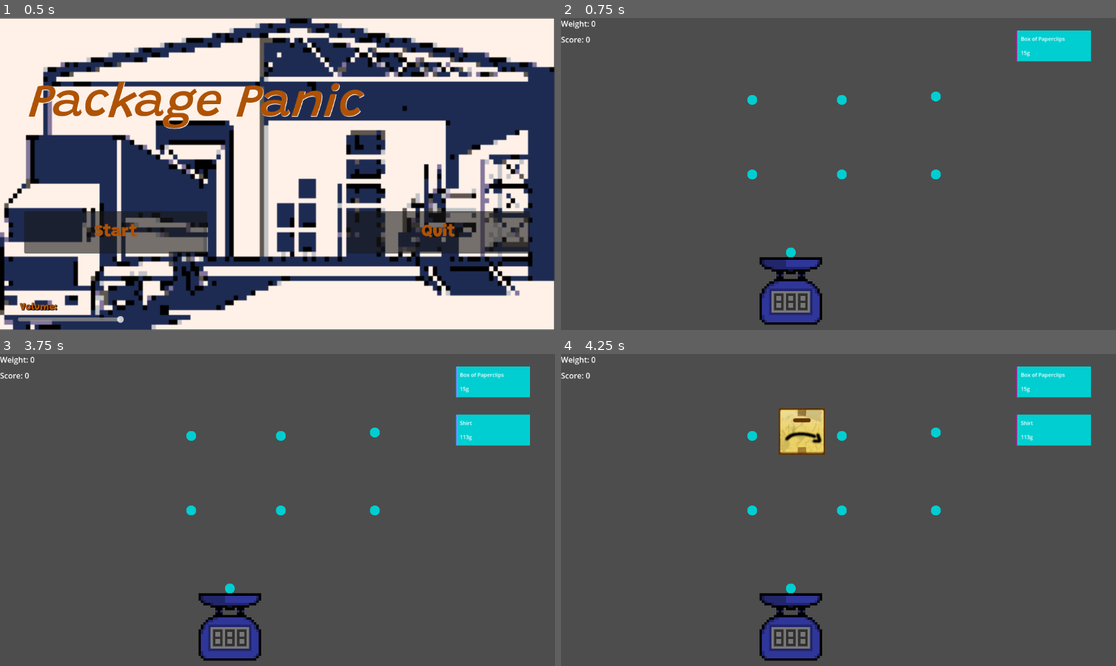
Above: before the commit, frames 1-4 (two rows, left to right).
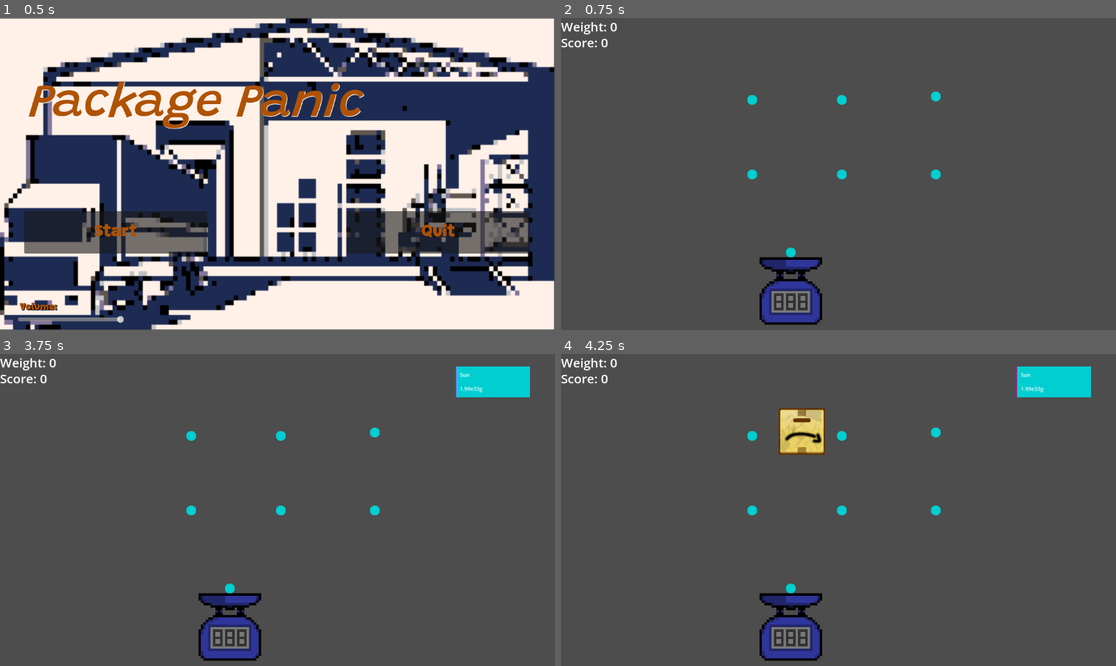
Above: after the commit, the same moments.

Repository: rodemananthony/gmtk-2024
Game: Godot game, scene res://scenes/Title Screen.tscn
The game is run twice, just before and just after one commit, with the same random seed, the same clock (stepped at 60 frames per second) and the same inputs.
Inputs (mouse positions are in pixels of both pictures, inside the frame that each line leads up to):
- Up to frame 1 (0.5 s): no input
- Up to frame 2 (0.75 s): click "Start" at 0.5 s
- Up to frame 3 (3.75 s): tap Enter at 1.25, 2.75 s; move the mouse to (399, 494) at 1.27 s; click (399, 494) at 1.35 s; tap Space at 2, 3.5 s; drag from (166, 525) to (283, 435) at 2.02 s; move the mouse to (333, 441) at 2.77 s; click (333, 441) at 2.85 s; drag from (249, 572) to (283, 510) at 3.52 s
- Up to frame 4 (4.25 s): no input

Frame 1 is identical in both runs. In frame 2, 1.7% of the frame differs, in the area x 0-96%, y 0-15%; in frame 3, 1.8%, in the area x 0-96%, y 0-30%; in frame 4, 1.8%.

Commit message:
tried to get catalog working

Diff:
--- a/items/sunglasses.tres
+++ b/items/sunglasses.tres
@@ -7,4 +7,4 @@
 script = ExtResource("1_kwk2b")
 image = ExtResource("1_u1t3x")
 name = "Sunglasses"
-weight = 0.0
+weight = 49.0
--- a/scenes/main/catalog.tscn
+++ b/scenes/main/catalog.tscn
@@ -1,9 +1,30 @@
-[gd_scene format=3 uid="uid://dnq2b2n763kot"]
+[gd_scene load_steps=2 format=3 uid="uid://dnq2b2n763kot"]
+
+[ext_resource type="Script" path="res://scripts/catalog.gd" id="1_4772t"]
 
 [node name="Catalog" type="Control"]
+clip_contents = true
 layout_mode = 3
+anchors_preset = 0
+script = ExtResource("1_4772t")
+
+[node name="Label" type="Label" parent="."]
+layout_mode = 2
+offset_left = 3.0
+offset_top = -26.0
+offset_right = 62.0
+offset_bottom = -3.0
+text = "Catalog
+"
+
+[node name="Catalog Grid" type="HFlowContainer" parent="."]
+layout_mode = 1
 anchors_preset = 15
 anchor_right = 1.0
 anchor_bottom = 1.0
+offset_left = -1.0
+offset_top = 1.0
+offset_right = 387.0
+offset_bottom = 309.0
 grow_horizontal = 2
 grow_vertical = 2
--- a/scenes/main/catalog_item.tscn
+++ b/scenes/main/catalog_item.tscn
@@ -1,12 +1,34 @@
-[gd_scene load_steps=2 format=3 uid="uid://c5vldtn3d18rk"]
+[gd_scene load_steps=3 format=3 uid="uid://c5vldtn3d18rk"]
 
 [ext_resource type="Script" path="res://scripts/catalog_item.gd" id="1_62q5b"]
+[ext_resource type="Texture2D" uid="uid://dfrtvwogu7gp8" path="res://Images/Paperclip box.png" id="1_ewfo8"]
 
-[node name="Catalog Item" type="Control"]
-layout_mode = 3
-anchors_preset = 15
-anchor_right = 1.0
-anchor_bottom = 1.0
-grow_horizontal = 2
-grow_vertical = 2
+[node name="TextureRect" type="TextureRect"]
+custom_minimum_size = Vector2(100, 100)
+offset_right = 100.0
+offset_bottom = 100.0
+texture = ExtResource("1_ewfo8")
+expand_mode = 1
+stretch_mode = 5
 script = ExtResource("1_62q5b")
+
+[node name="Name" type="Label" parent="."]
+layout_mode = 0
+offset_left = 3.0
+offset_top = 56.0
+offset_right = 97.0
+offset_bottom = 99.0
+theme_override_colors/font_color = Color(0.172379, 0.582989, 0.562832, 1)
+theme_override_font_sizes/font_size = 14
+text = "Placeholder Name"
+horizontal_alignment = 1
+autowrap_mode = 2
+
+[node name="Weight" type="Label" parent="."]
+offset_left = 3.0
+offset_top = 2.0
+offset_right = 43.0
+offset_bottom = 25.0
+theme_override_colors/font_color = Color(0.172549, 0.584314, 0.564706, 1)
+text = "Weig"
+horizontal_alignment = 1
--- a/scenes/main/score_counter.tscn
+++ b/scenes/main/score_counter.tscn
@@ -12,4 +12,5 @@
 layout_mode = 0
 offset_right = 40.0
 offset_bottom = 23.0
+theme_override_font_sizes/font_size = 26
 text = "Score: 0"
--- a/scenes/test/catalog_test.tscn
+++ b/scenes/test/catalog_test.tscn
@@ -21,20 +21,10 @@
 [node name="catalog_test" type="Node2D"]
 script = ExtResource("1_st85p")
 
-[node name="Catalog Manager" parent="." instance=ExtResource("1_qay8a")]
-unique_name_in_owner = true
-
 [node name="score_counter" parent="." instance=ExtResource("3_rswq6")]
 offset_top = 33.0
 offset_bottom = 33.0
 script = ExtResource("4_haxf1")
-
-[node name="Catalog" parent="." instance=ExtResource("2_ni8lp")]
-unique_name_in_owner = true
-offset_left = 178.0
-offset_top = 352.0
-offset_right = 178.0
-offset_bottom = 352.0
 
 [node name="package_spawner" parent="." instance=ExtResource("3_yutxk")]
 
@@ -84,6 +74,7 @@
 offset_top = -567.0
 offset_right = -437.0
 offset_bottom = -544.0
+theme_override_font_sizes/font_size = 26
 text = "Weight: 0"
 
 [node name="Drop Zone5" parent="Sprite2D" instance=ExtResource("4_fnyxk")]
@@ -94,15 +85,26 @@
 
 [node name="order_spawner" parent="." instance=ExtResource("7_rv2km")]
 
+[node name="Catalog" parent="." instance=ExtResource("2_ni8lp")]
+unique_name_in_owner = true
+visible = false
+offset_left = 10.0
+offset_top = 99.0
+offset_right = 320.0
+offset_bottom = 481.0
+
+[node name="Catalog Manager" parent="." instance=ExtResource("1_qay8a")]
+unique_name_in_owner = true
+
 [node name="Game Over" parent="." instance=ExtResource("11_0wpbv")]
 unique_name_in_owner = true
 visible = false
 top_level = true
 position = Vector2(377, 219)
 
-[connection signal="catalog_items" from="Catalog Manager" to="package_spawner" method="_on_catalog_manager_catalog_items"]
-[connection signal="catalog_items" from="Catalog Manager" to="order_spawner" method="_on_catalog_manager_catalog_items"]
 [connection signal="package_captured" from="Sprite2D/Drop Zone5" to="Sprite2D" method="_on_drop_zone_5_package_captured"]
 [connection signal="catalog_to_choose_from" from="order_spawner" to="package_spawner" method="_on_order_spawner_catalog_to_choose_from"]
 [connection signal="display_score" from="order_spawner" to="score_counter" method="_on_order_spawner_display_score"]
 [connection signal="package_info" from="order_spawner" to="package_spawner" method="_on_order_spawner_package_info"]
+[connection signal="catalog_items" from="Catalog Manager" to="package_spawner" method="_on_catalog_manager_catalog_items"]
+[connection signal="catalog_items" from="Catalog Manager" to="order_spawner" method="_on_catalog_manager_catalog_items"]
--- /dev/null
+++ b/scripts/catalog.gd
@@ -0,0 +1,17 @@
+extends Control
+
+const CATALOG_ITEM_SCENE: PackedScene = preload("res://scenes/main/catalog_item.tscn")
+@onready var catalog_grid: HFlowContainer = $"Catalog Grid"
+
+# Called when the node enters the scene tree for the first time.
+func _ready() -> void:
+	pass # Replace with function body.
+
+
+# Called every frame. 'delta' is the elapsed time since the previous frame.
+func _process(delta: float) -> void:
+	pass
+
+func add_new_item(item: ProgressItem) -> void:
+	var item_node = CATALOG_ITEM_SCENE.instantiate().with_data(item)
+	catalog_grid.add_child(item_node)
--- a/scripts/catalog_item.gd
+++ b/scripts/catalog_item.gd
@@ -1,7 +1,10 @@
 class_name CatalogItem
-extends Control
+extends TextureRect
 
 var item: ProgressItem
+
+@onready var name_label: Label = $Name
+@onready var weight_label: Label = $Weight
 
 func with_data(item: ProgressItem):
 	self.item = item
@@ -9,9 +12,19 @@
 
 # Called when the node enters the scene tree for the first time.
 func _ready() -> void:
-	pass # Replace with function body.
-
+	texture = item.item.image
+	name_label.text = item.item.name
+	weight_label.text = humanize_weight(item.item.weight)
 
 # Called every frame. 'delta' is the elapsed time since the previous frame.
 func _process(delta: float) -> void:
 	pass
+
+func humanize_weight(weight_grams: float) -> String:
+	var significand: float = weight_grams
+	var new_label: String = str(significand) + "g"
+	if significand >= 1000: # only do something special for anything 1000 grams or more
+		var power_of_ten := floorf(log(significand)/log(10))
+		significand /= 10.0 ** power_of_ten
+		new_label = "%.2fe%dg" % [significand, int(power_of_ten)]
+	return new_label
--- a/scripts/catalog_manager.gd
+++ b/scripts/catalog_manager.gd
@@ -19,8 +19,6 @@
 	1: [_8X_10_TIBETAN_CARPET, MOON, SUNGLASSES],
 	2: [CELLPHONE, TELEVISION]
 }
-
-const CATALOG_ITEM_SCENE: PackedScene = preload("res://scenes/main/catalog_item.tscn")
 
 var current_catalog: Array[ProgressItem] = []
 
@@ -52,11 +50,8 @@
 	var page_to_add: Array = CATALOG_PAGES.get(page_number, [])
 	for item in page_to_add:
 		var converted_item := ProgressItem.new(item)
-
 		current_catalog.append(converted_item)
-
-		var new_catalog_item_view = CATALOG_ITEM_SCENE.instantiate().with_data(converted_item)
-		catalog_view.add_child(new_catalog_item_view)
+		catalog_view.add_new_item(converted_item)
 
 	#emit_signal("catalog_items", current_catalog)
 	#emit_signal("catalog_items", current_catalog)
